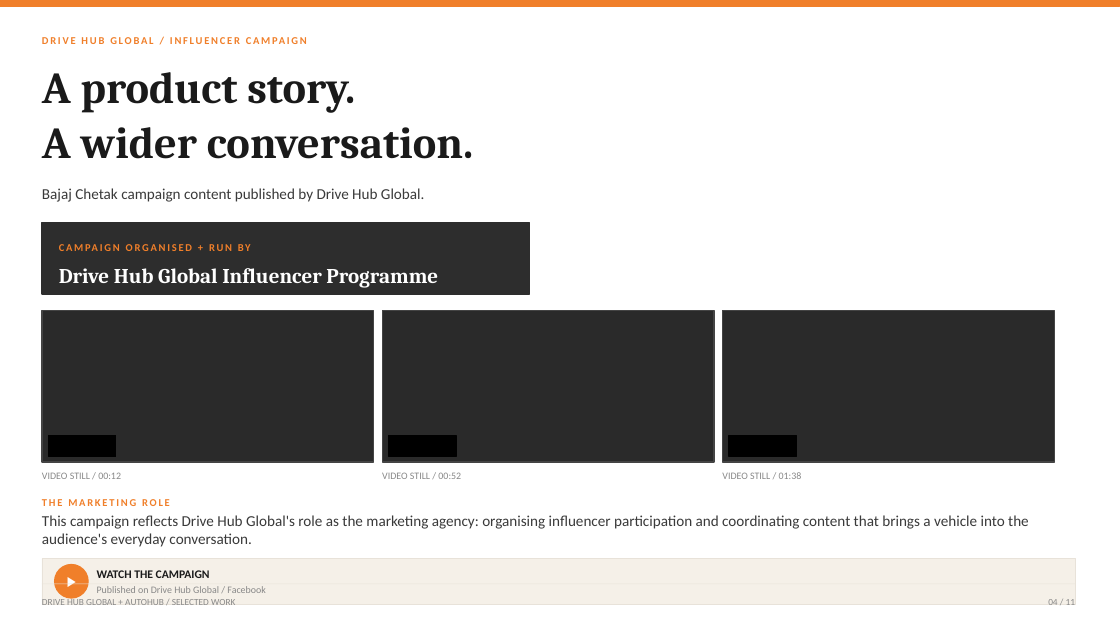
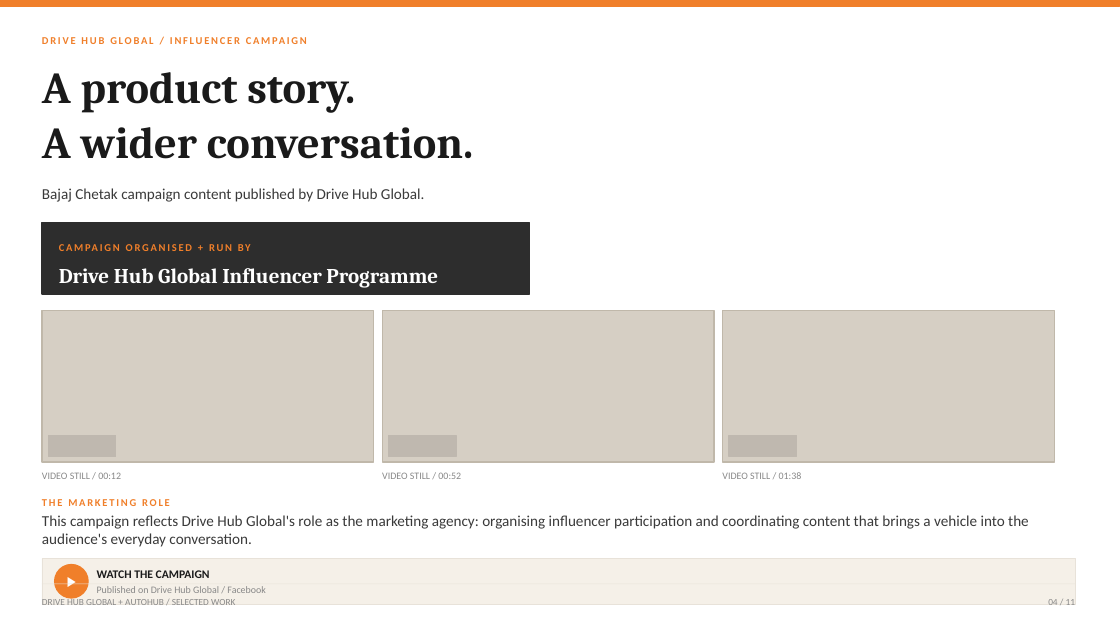
Before and after one commit to mihirbhatt1402/Bajaj-Model-Retail-Engine, a slide deck: slide 4 of DriveHub_AutoHub_Portfolio.pptx. Drawn at 1120x630 pixels with LibreOffice and Linux fonts; fonts in the diff are those of the drawing. Boxes give left, top, right and bottom in pixels: in the first picture for what was removed or moved away, otherwise in the second. Text is boxed around its words. In the diff, an @@ line names an element or a change of style, - is before the commit and + after.

```diff
--- a/DriveHub_AutoHub_Portfolio.pptx
+++ b/DriveHub_AutoHub_Portfolio.pptx
@@ fill #2A2A2A to #D6CFC4; outline #444444 1 pt to #C0B8AA 1 pt in 3 elements at box(42, 311, 374, 462), box(382, 311, 714, 462), box(723, 311, 1054, 462) @@
@@ fill #000000 to #BFB8AF; outline #000000 1 pt to #BFB8AF 1 pt in 3 elements at box(49, 435, 116, 457), box(389, 435, 456, 457), box(729, 435, 797, 457) @@
```
Also in this commit, not shown: 8 other slides changed, 1 other file.
